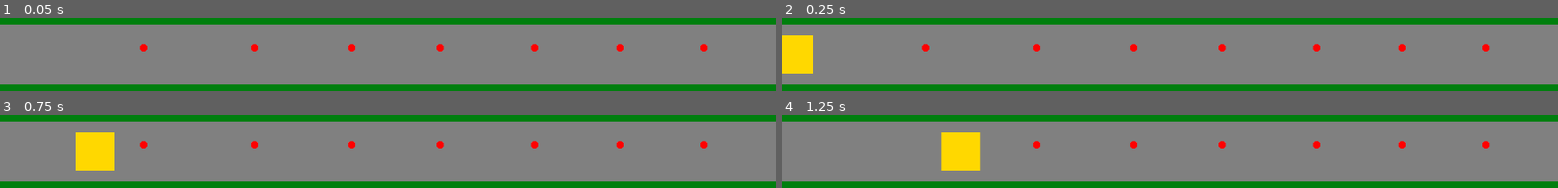
Above: before the commit, frames 1-4 (two rows, left to right).
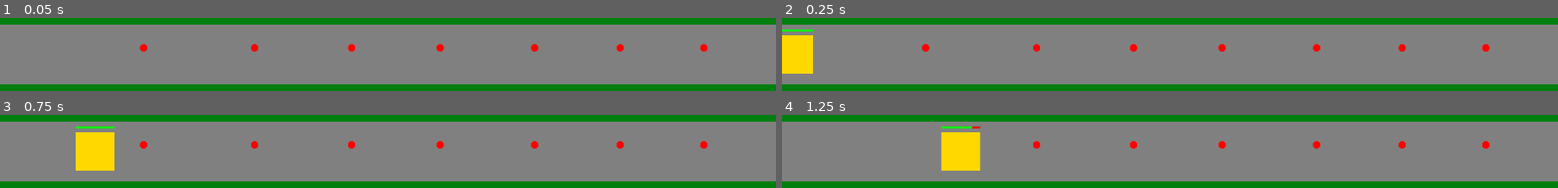
Above: after the commit, the same moments.

Repository: phrasmotica/godot-tower-defence
Game: Godot game, scene res://scenes/game.tscn
Two runs of this game, one before a commit and one after it. Both use one fixed random seed, a clock stepped at 60 frames per second and the inputs below.
Inputs:
- Up to frame 1 (0.05 s): no input
- Up to frame 2 (0.25 s): no input
- Up to frame 3 (0.75 s): no input
- Up to frame 4 (1.25 s): no input

Frame 1 is identical in both runs. In frame 2, 0.1% of the frame differs, in the area x 0-4%, y 15-19%; in frame 3, 0.1%; in frame 4, 0.1%, in the area x 20-26%, y 15-19%.

Commit message:
Create health bar scene and add it to enemy scene. Redraw health bar when enemy takes damage

Diff:
--- a/scenes/enemy_1.tscn
+++ b/scenes/enemy_1.tscn
@@ -1,7 +1,8 @@
-[gd_scene load_steps=7 format=3 uid="uid://buo64r0x83gru"]
+[gd_scene load_steps=8 format=3 uid="uid://buo64r0x83gru"]
 
 [ext_resource type="Texture2D" uid="uid://da1oud3sx5goq" path="res://assets/sprites/enemy1.jpg" id="1_fkgmj"]
 [ext_resource type="Script" path="res://scripts/enemy.gd" id="1_mx3jq"]
+[ext_resource type="PackedScene" uid="uid://hnmb7fxbbg3f" path="res://scenes/health_bar.tscn" id="2_vr2lm"]
 [ext_resource type="Script" path="res://scripts/enemy_stats.gd" id="3_3k5g8"]
 
 [sub_resource type="AtlasTexture" id="AtlasTexture_t5xpf"]
@@ -26,6 +27,10 @@
 loop = false
 script = ExtResource("1_mx3jq")
 
+[node name="HealthBar" parent="." instance=ExtResource("2_vr2lm")]
+offset_top = -40.0
+offset_bottom = -40.0
+
 [node name="Sprite" type="AnimatedSprite2D" parent="."]
 sprite_frames = SubResource("SpriteFrames_rm0dq")
 
--- /dev/null
+++ b/scenes/health_bar.tscn
@@ -0,0 +1,37 @@
+[gd_scene load_steps=2 format=3 uid="uid://hnmb7fxbbg3f"]
+
+[ext_resource type="Script" path="res://scripts/health_bar.gd" id="1_i0wav"]
+
+[node name="HealthBar" type="Control"]
+layout_mode = 3
+anchors_preset = 0
+script = ExtResource("1_i0wav")
+
+[node name="HealthBarBackground" type="ColorRect" parent="."]
+layout_mode = 1
+anchors_preset = 8
+anchor_left = 0.5
+anchor_top = 0.5
+anchor_right = 0.5
+anchor_bottom = 0.5
+offset_left = -32.0
+offset_top = -2.0
+offset_right = 32.0
+offset_bottom = 2.0
+grow_horizontal = 2
+grow_vertical = 2
+color = Color(1, 0, 0, 1)
+
+[node name="HealthBarFill" type="ColorRect" parent="."]
+layout_mode = 1
+anchors_preset = 8
+anchor_left = 0.5
+anchor_top = 0.5
+anchor_right = 0.5
+anchor_bottom = 0.5
+offset_left = -32.0
+offset_top = -2.0
+offset_bottom = 2.0
+grow_horizontal = 2
+grow_vertical = 2
+color = Color(0, 1, 0, 1)
--- a/scripts/enemy.gd
+++ b/scripts/enemy.gd
@@ -3,9 +3,13 @@
 @export_range(0.1, 0.2)
 var movement_speed: float
 
+@onready var health_bar: HealthBar = $HealthBar
 @onready var stats: EnemyStats = $Stats
 
 signal hit(body:Node2D)
+
+func _ready():
+	health_bar.set_max_health(stats.starting_health)
 
 func _process(delta):
 	move(delta)
@@ -17,6 +21,8 @@
 	hit.emit(body)
 
 	var new_health = stats.take_damage(1)
+	health_bar.draw_health(new_health)
+
 	if new_health <= 0:
 		die()
 
--- /dev/null
+++ b/scripts/health_bar.gd
@@ -0,0 +1,16 @@
+class_name HealthBar extends Control
+
+@onready var health_bar_background = $HealthBarBackground
+@onready var health_bar_fill = $HealthBarFill
+
+@onready var bar_size = health_bar_background.size
+
+var max_health = 0
+
+func set_max_health(amount):
+	max_health = amount
+	draw_health(amount)
+
+func draw_health(amount):
+	var width = bar_size.x * float(amount) / max_health
+	health_bar_fill.set_size(Vector2(width, bar_size.y))
